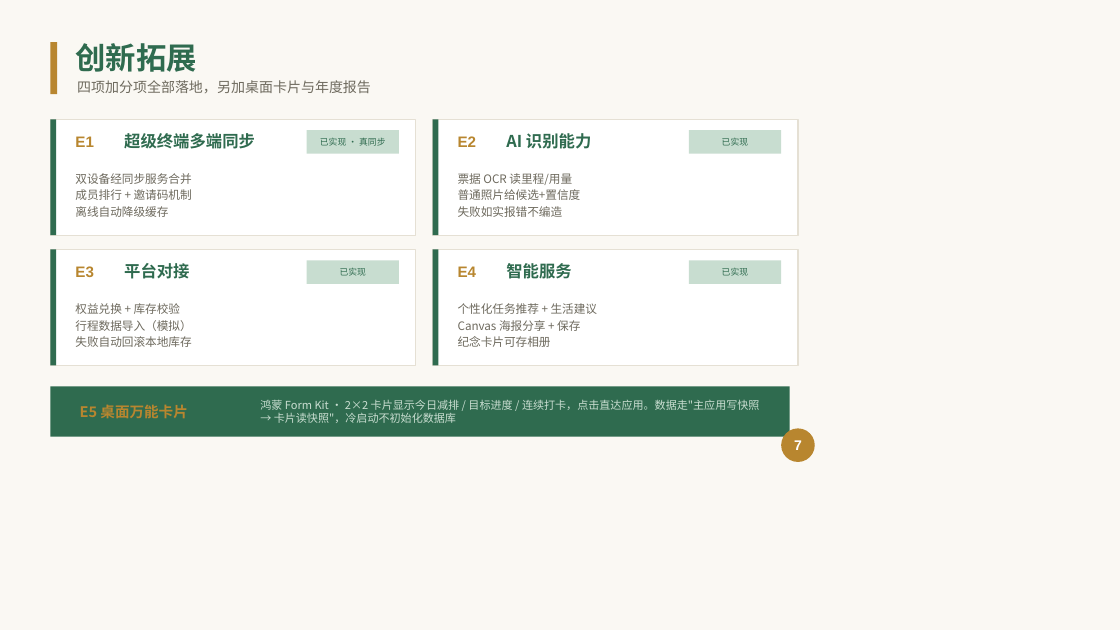
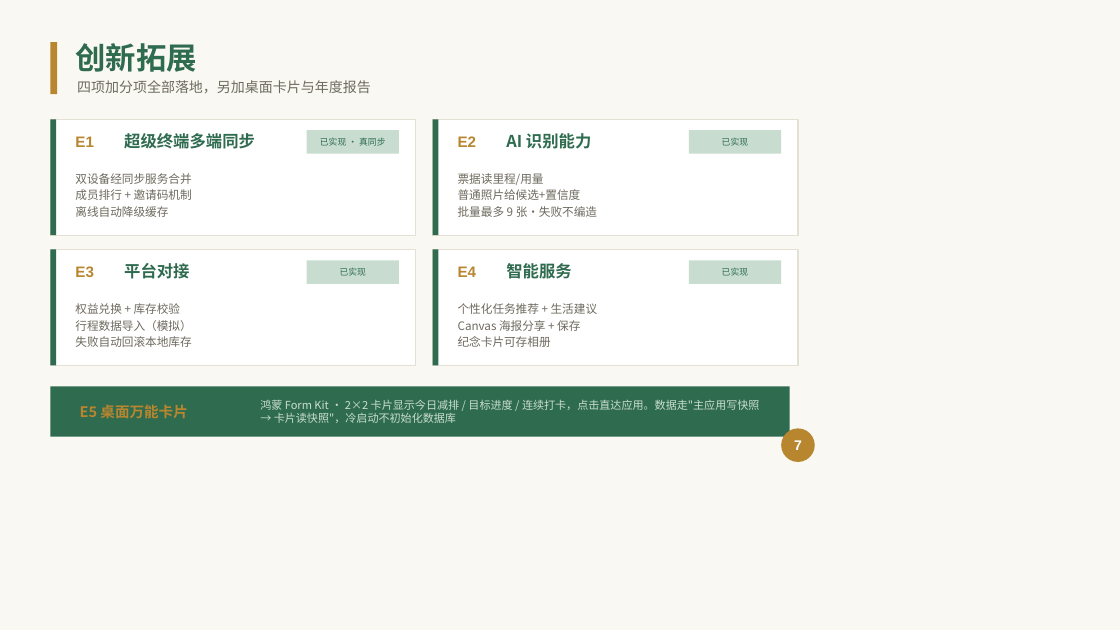
Before and after one commit to Cian8023/CarbonFoot, a slide deck: slide 7 of harmonyos/CarbonFootprint/碳足迹-项目介绍.pptx. Drawn at 1120x630 pixels with LibreOffice and Linux fonts; fonts in the diff are those of the drawing. Boxes give left, top, right and bottom in pixels: in the first picture for what was removed or moved away, otherwise in the second. Text is boxed around its words. In the diff, an @@ line names an element or a change of style, - is before the commit and + after.

```diff
--- a/harmonyos/CarbonFootprint/碳足迹-项目介绍.pptx
+++ b/harmonyos/CarbonFootprint/碳足迹-项目介绍.pptx
@@ text at (x1=458, y1=173, x2=544, y2=185): text changed @@
-票据 OCR 读里程/用量
+票据读里程/用量
@@ text at (x1=458, y1=206, x2=597, y2=217): text changed @@
-失败如实报错不编造
+批量最多 9 张·失败不编造
```
Also in this commit, not shown: 3 other files.
